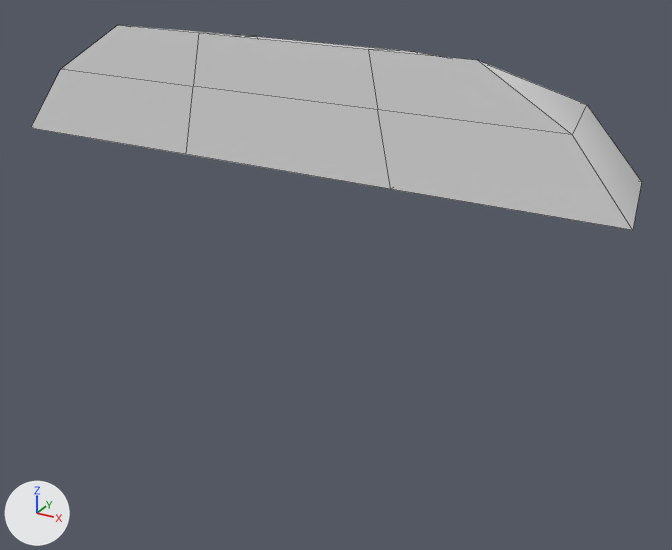
A saved change to the FBX model Assets/3D Models/Modular 3D Assets/PathEnd.fbx.
The view is the same before and after, from a camera (50 mm lens) standing at (6.8, -4.43, 1.63) and looking at (4.13, 0.43, -0.8). Arrows for +X, +Y and +Z are at lower left; the lights stay in place. Mesh edges are drawn as thin lines. Where no turn or scale is listed for an object, it has been applied to the vertices.

Objects in the first picture: 'PathEnd'.
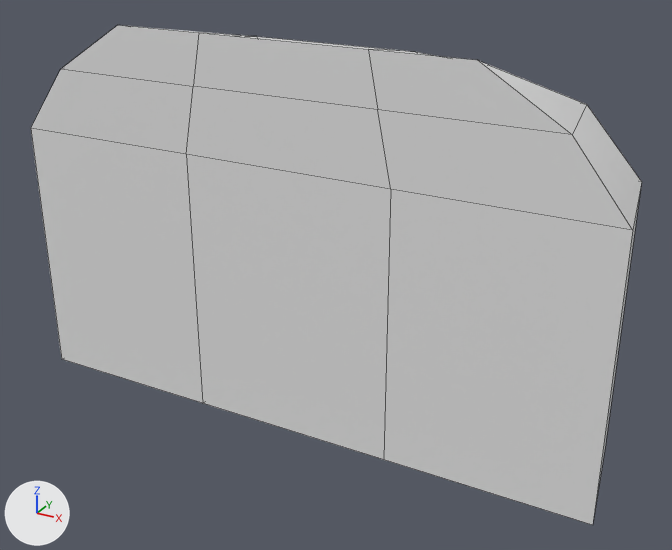
The newer file is also turned or shifted as a whole; pictures and numbers use the older file's frame.

Changed parts and their boxes (x1, y1, x2, y2) in the pictures (672 x 550 px):
'PathEnd', reshaped (143% taller): before (31, 25, 642, 230); after (31, 25, 642, 525)
part 1 of me_mesh, built on: after (31, 128, 642, 525)

Diff of the bpy script that builds the scene:
```diff
--- a/Assets/3D Models/Modular 3D Assets/PathEnd.fbx.py
+++ b/Assets/3D Models/Modular 3D Assets/PathEnd.fbx.py
@@ me_mesh @@
 # used by ob_pathend; location = (4.013, 0.502, 0.0)
-me_mesh.from_pydata(...)  # 24 vertices, 22 faces; spans x -2.01..2.01, y -0.5..0.5, z 0.0..0.74
+me_mesh.from_pydata(...)  # 32 vertices, 30 faces; spans x -2.01..2.01, y -0.5..0.5, z -1.78..0.74
+# me_mesh part 1
+# 3 faces are deleted
+# 8 new vertices lie (0.0, 0.0, -1.78) away from vertices in x -2.01..2.01, y -0.5..0.5, z 0.0
+# 11 new faces join them
```
